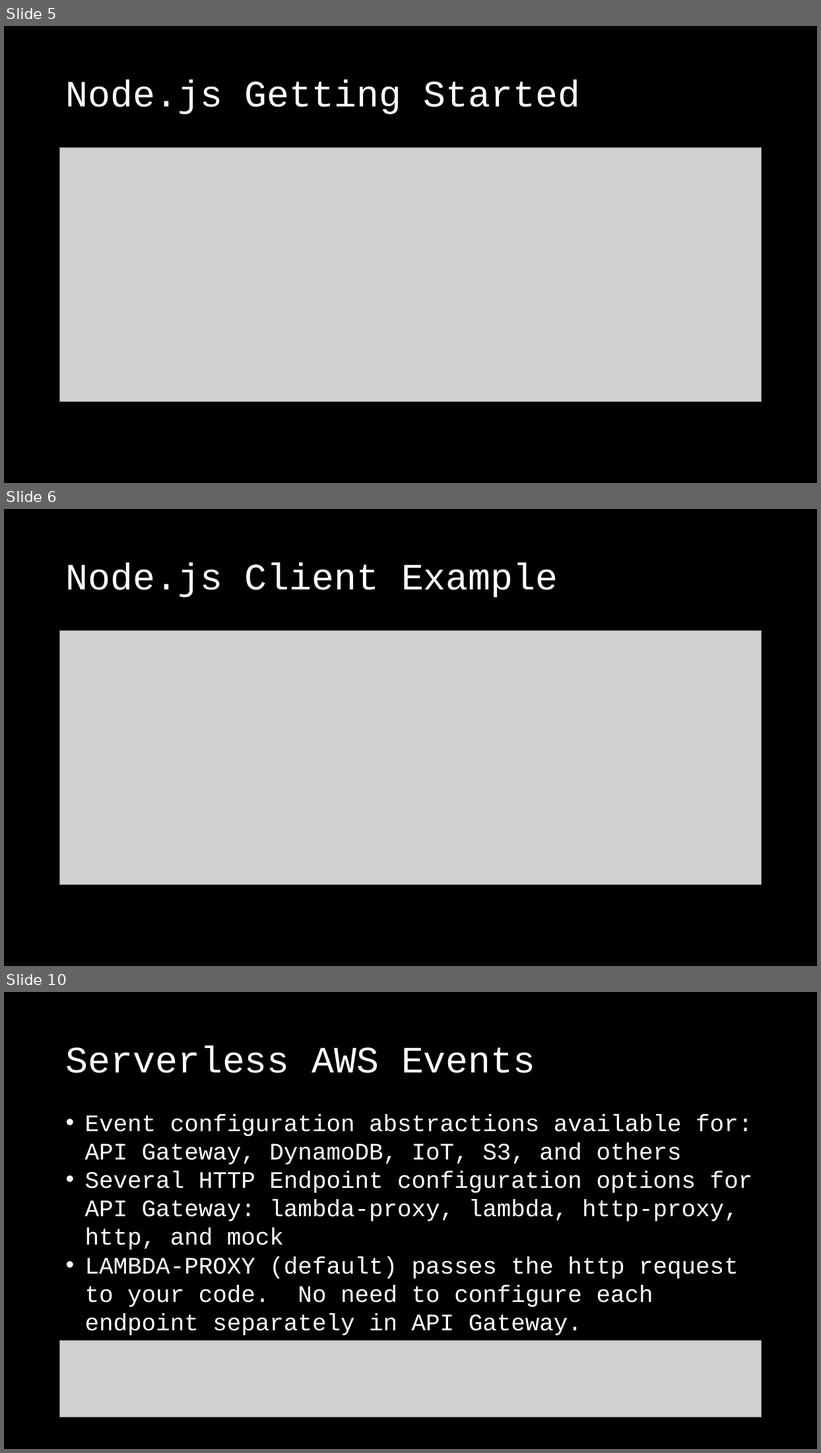
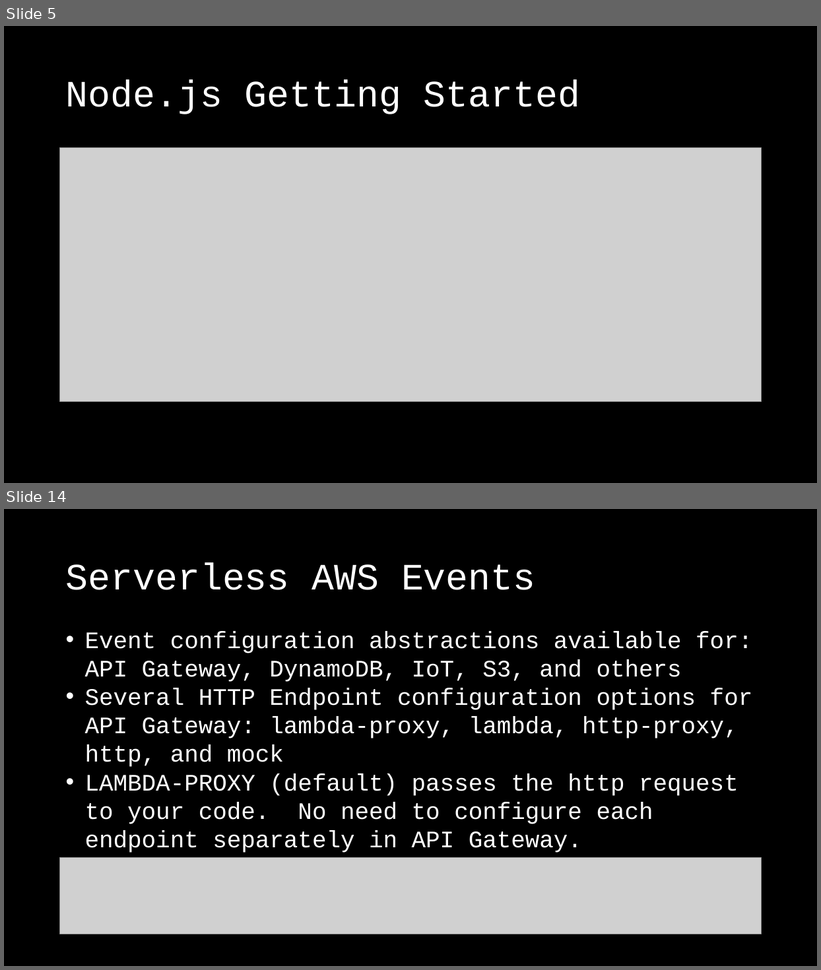
Before and after one commit to rsnestor/slac, a slide deck: doc/slac_slides.pptx. Shown one above the other, each under a label of ours: slides 5, 6 and 10 before the commit, slides 5 and 14 after it; the slides between them are not shown. The pictures are 821x1453 and 821x970 pixels, drawn with LibreOffice and Linux fonts; fonts in the diff are those of the drawing; grey boxes stand for pictures. Boxes give left, top, right and bottom in pixels: in the first picture for what was removed or moved away, otherwise in the second. Text is boxed around its words. In the diff, an @@ line names an element or a change of style, - is before the commit and + after.

Commit message:
example tuning

```diff
--- a/doc/slac_slides.pptx
+++ b/doc/slac_slides.pptx
@@ slide 6 removed at bbox=[4, 509, 817, 966], background #000000 @@
@@ title removed at bbox=[66, 562, 558, 597] @@
-Node.js Client Example
@@ picture removed at bbox=[60, 631, 762, 885] @@
@@ what was slide 10 is now slide 14 @@
```
Also in this commit, not shown: 5 slides changed, 10 slides added, 9 other files.
